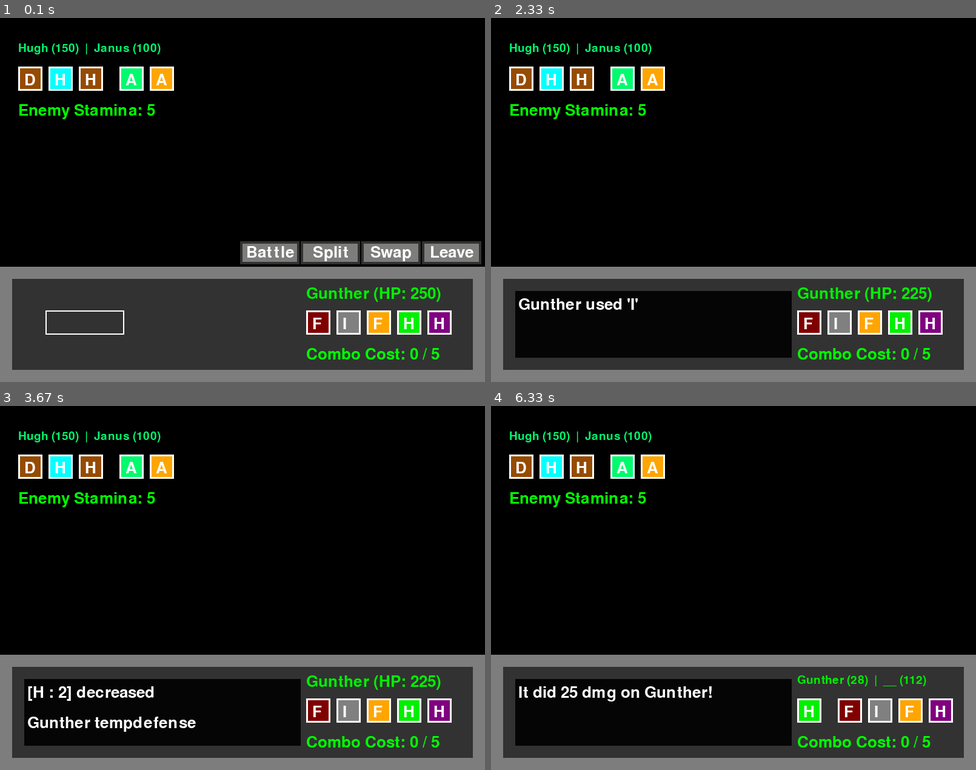
Above: before the commit, frames 1-4 (two rows, left to right).
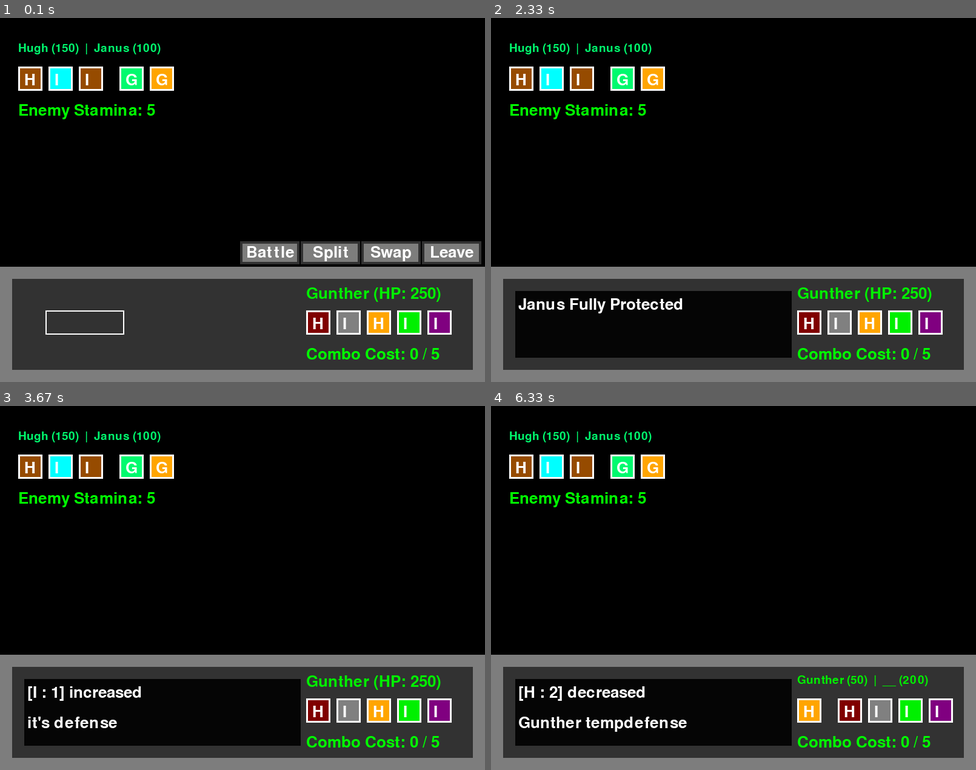
Above: after the commit, the same moments.

Repository: LWhite200/pygames
Game: pygame game, started from WordBound/WordBound.py
Two runs of this game, one before a commit and one after it. Both use one fixed random seed, a clock stepped at 60 frames per second and the inputs below.
Inputs (mouse positions are in pixels of both pictures, inside the frame that each line leads up to):
- Up to frame 1 (0.1 s): no input
- Up to frame 2 (2.33 s): click "H" at 0.38 s; click "H" at 0.72 s; click "Swap" at 1.05 s; click "Gunther HP: 250/250" at 1.38 s; click "I" at 1.72 s; click "Battle" at 2.05 s
- Up to frame 3 (3.67 s): click "H" at 2.38 s; click (174, 511) at 2.72 s; click (368, 555) at 3.05 s; click (392, 580) at 3.38 s
- Up to frame 4 (6.33 s): click (835, 522) at 3.72 s; click "I" at 4.05 s; click "H" at 4.38 s; click "H" at 4.72 s; click "Split" at 5.05 s; click "H" at 5.38 s; click (655, 471) at 5.72 s; click (685, 573) at 6.05 s

The runs differ from the first frame. In frame 1, 0.3% of the frame differs, in the area x 5-92%, y 15-86%; in frame 2, 1.0%; in frame 3, 1.3%; in frame 4, 2.1%, in the area x 5-94%, y 15-90%.

Commit message:
Add files via upload

Diff:
--- a/WordBound/WordBound.py
+++ b/WordBound/WordBound.py
@@ -184,7 +184,7 @@
 
 
 def get_random_letters():
-    letter_options = ['A', 'B', 'C', 'D', 'E' , 'F', 'G', 'H', 'I']
+    letter_options = ['G', 'H', 'I'] # 'A', 'B', 'C', 'D', 'E' , 'F', 'G', 'H', 'I']
     # letter_options = ['A', 'A', 'B', 'B', 'C', 'D', 'E', 'F', 'G', 'H', 'I', 'J', 'K', 'L']
     return [deity.Letter(random.choice(letter_options)) for _ in range(5)]
 
@@ -215,6 +215,9 @@
 
 def hitMulti(player):
     return any(letter.char in ('C', 'D') for letter in player.lets)
+
+def mustAlone(player, letter):
+    return ((player.lets and player.lets[0].char in ('G')) and letter != player.lets[0]) or (player.lets and letter.char in ('G') and letter != player.lets[0])
 
 # Returns a person with only multi-hitting moves
 def MultiHitPerson(person):
@@ -848,8 +851,11 @@
                                     y = playY + buttonY
 
                                     if x <= event.pos[0] <= x + 40 and y <= event.pos[1] <= y + 40:
-                                        if letter not in player1.lets and letter and (not player2 or letter not in player2.lets):
+                                        if letter not in player1.lets and letter and (not player2 or letter not in player2.lets) and not mustAlone(player1, letter):
                                             player1.lets.append(letter)
+                                        elif mustAlone(player1, letter):
+                                            curDialog.append(f"{player1.name}'s {letter.char} must be alone")
+                                            curDialog.append("")
                                         else:
                                             player1.lets.remove(letter)
 
@@ -860,8 +866,11 @@
                                     y = playY + buttonY
 
                                     if x <= event.pos[0] <= x + 40 and y <= event.pos[1] <= y + 40:
-                                        if letter not in player2.lets and letter not in player2.lets:
+                                        if letter not in player2.lets and letter not in player2.lets and not mustAlone(player2, letter):
                                             player2.lets.append(letter)
+                                        elif mustAlone(player2, letter):
+                                            curDialog.appebd(f"{player2.name}'s {letter.char} must be alone")
+                                            curDialog.append("")
                                         else:
                                             player2.lets.remove(letter)
 
